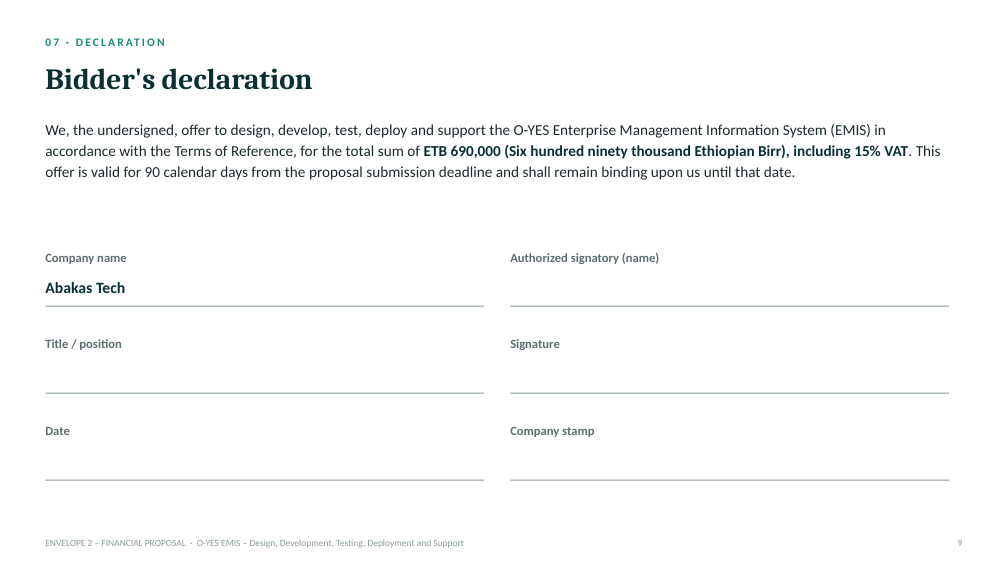
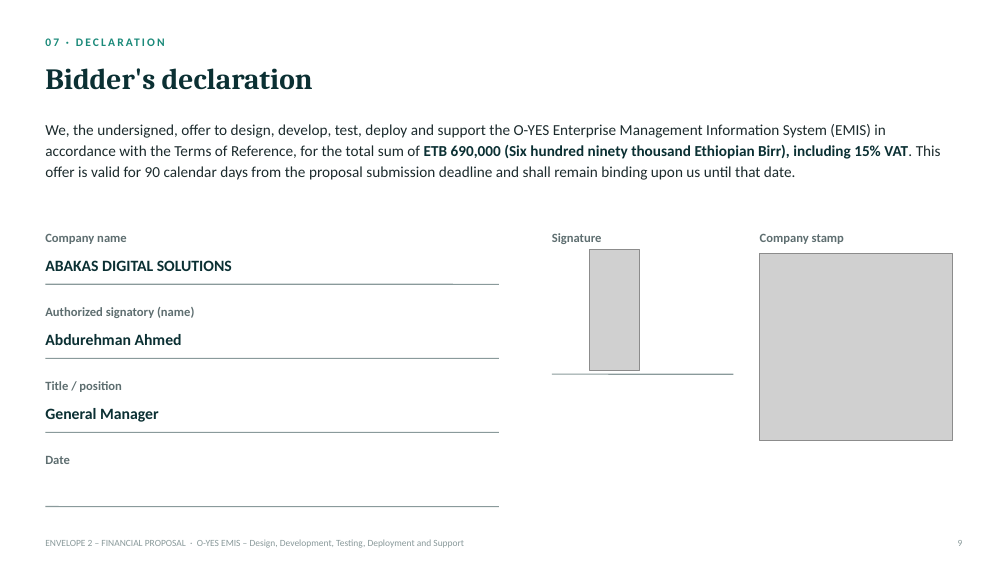
Before and after one commit to Abakas-Tech/ems-client, a slide deck: slide 9 of docs/proposals/O-YES_EMIS_Financial_Proposal_Bid.pptx. Drawn at 1008x567 pixels with LibreOffice and Linux fonts; fonts in the diff are those of the drawing; grey boxes stand for pictures. Boxes give left, top, right and bottom in pixels: in the first picture for what was removed or moved away, otherwise in the second. Text is boxed around its words. In the diff, an @@ line names an element or a change of style, - is before the commit and + after.

```diff
--- a/docs/proposals/O-YES_EMIS_Financial_Proposal_Bid.pptx
+++ b/docs/proposals/O-YES_EMIS_Financial_Proposal_Bid.pptx
@@ text "Company name": place and size @@
-text "Company name" at box(45, 254, 127, 264)
+text "Company name" at box(45, 234, 127, 244)
@@ text "Signature": place and size @@
-text "Signature" at box(510, 339, 560, 350)
+text "Signature" at box(552, 233, 602, 244)
@@ text "Company stamp": place and size @@
-text "Company stamp" at box(510, 427, 594, 437)
+text "Company stamp" at box(760, 234, 844, 244)
@@ text at box(45, 260, 232, 271): text changed @@
-Abakas Tech
+ABAKAS DIGITAL SOLUTIONS
@@ picture added at box(590, 250, 640, 371) @@
@@ picture added at box(760, 253, 953, 441) @@
@@ line moved from (45, 306) - (484, 306) to (45, 284) - (499, 284) @@
@@ text "Authorized signatory (name)": place and size @@
-text "Authorized signatory (name)" at box(510, 253, 659, 264)
+text "Authorized signatory (name)" at box(45, 307, 194, 318)
@@ line removed from (510, 306) to (949, 306) @@
@@ line moved from (45, 393) - (484, 393) to (45, 358) - (499, 358) @@
@@ text added at box(45, 334, 182, 345), 15 pt, text #0B3033, bold @@
+Abdurehman Ahmed
@@ text "Title / position": place and size @@
-text "Title / position" at box(45, 339, 121, 350)
+text "Title / position" at box(45, 381, 121, 392)
@@ line added from (552, 374) to (734, 374), #8A9A9B 1 pt @@
@@ text added at box(45, 408, 159, 422), 15 pt, text #0B3033, bold @@
+General Manager
@@ text "Date": place and size @@
-text "Date" at box(45, 427, 70, 435)
+text "Date" at box(45, 456, 70, 464)
@@ line moved from (510, 393) - (949, 393) to (45, 433) - (499, 433) @@
@@ line moved from (45, 480) - (484, 480) to (45, 507) - (499, 507) @@
@@ line removed from (510, 480) to (949, 480) @@
```
Also in this commit, not shown: 1 other slide changed, 1 other file.
